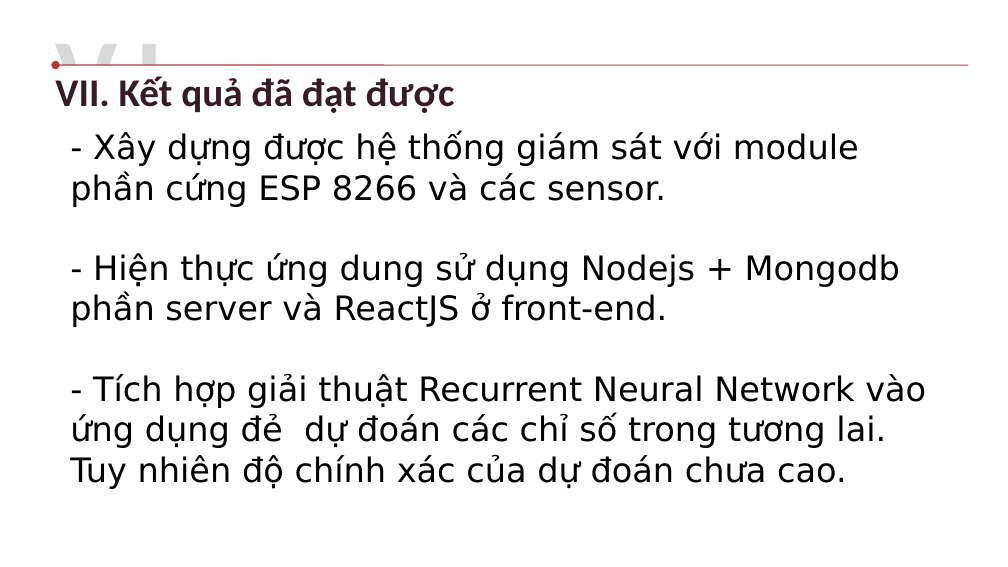
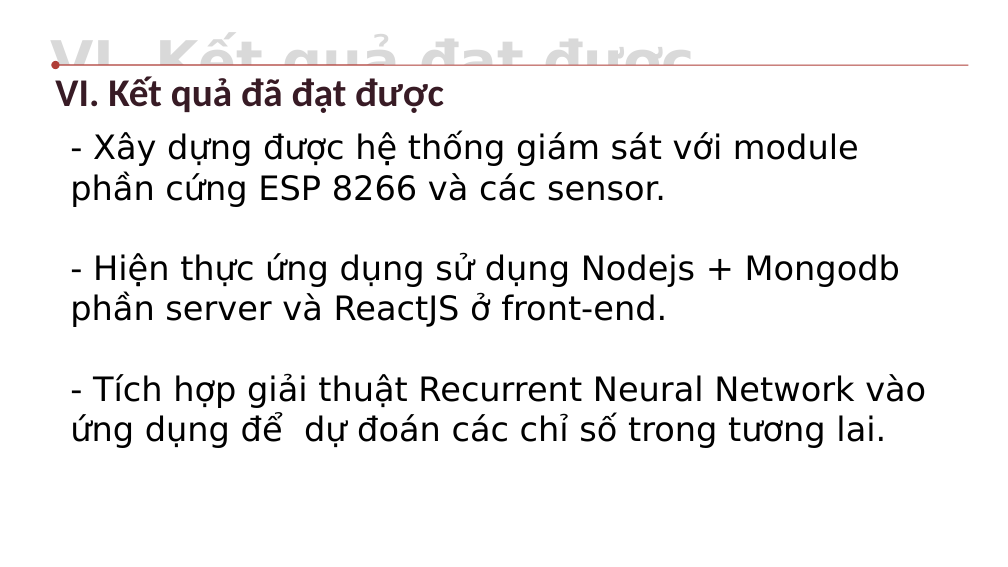
Before and after one commit to huynhnguyenv2/luanvan2019, a slide deck: slide 18 of Presentation.pptx (slide 11 before the commit). Drawn at 1008x567 pixels with LibreOffice and Linux fonts; fonts in the diff are those of the drawing. Boxes give left, top, right and bottom in pixels: in the first picture for what was removed or moved away, otherwise in the second. Text is boxed around its words. In the diff, an @@ line names an element or a change of style, - is before the commit and + after.

```diff
--- a/Presentation.pptx
+++ b/Presentation.pptx
@@ text added at [50,61,695,92], 40 pt, text #D9D9D9, bold @@
+VI. Kết quả đạt được
@@ text at [55,76,444,113]: text changed @@
-VII. Kết quả đã đạt được
+VI. Kết quả đã đạt được
@@ text removed at [55,61,163,136] @@
-V.I
@@ text at [70,252,926,448]: text changed @@
-- Hiện thực ứng dung sử dụng Nodejs + Mongodb phần server và ReactJS ở front-end.
-- Tích hợp giải thuật Recurrent Neural Network vào ứng dụng đẻ dự đoán các chỉ số trong tương lai. Tuy nhiên độ chính xác của dự đoán chưa cao.
+- Hiện thực ứng dụng sử dụng Nodejs + Mongodb phần server và ReactJS ở front-end.
+- Tích hợp giải thuật Recurrent Neural Network vào ứng dụng để dự đoán các chỉ số trong tương lai.
```
Also in this commit, not shown: 9 other slides changed, 8 slides added, 15 other files.
